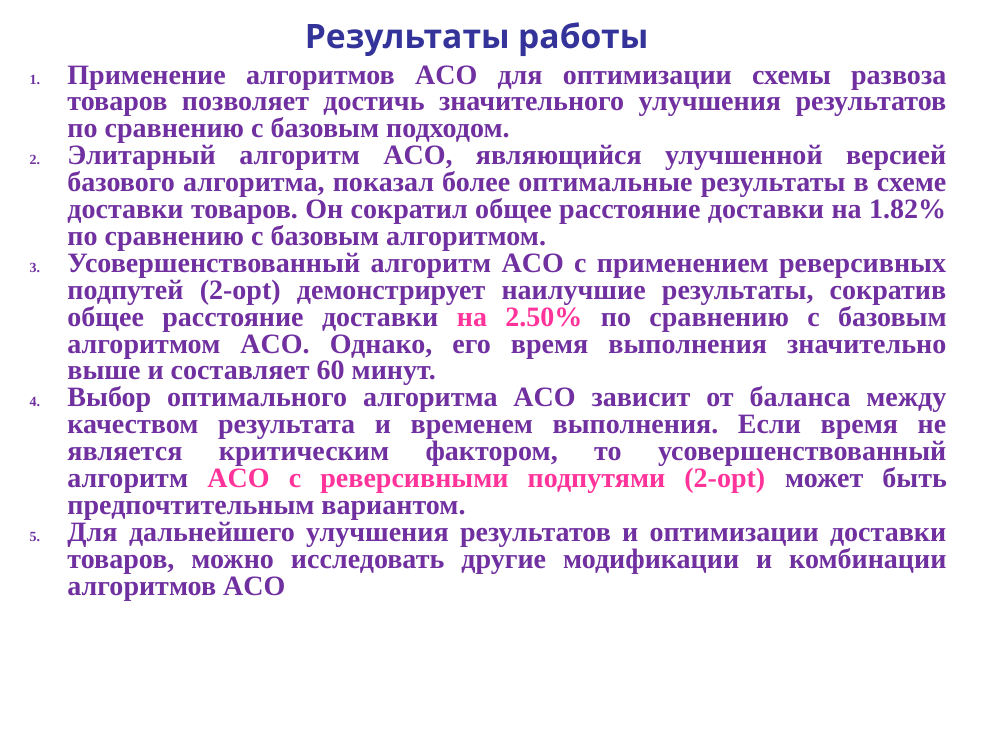
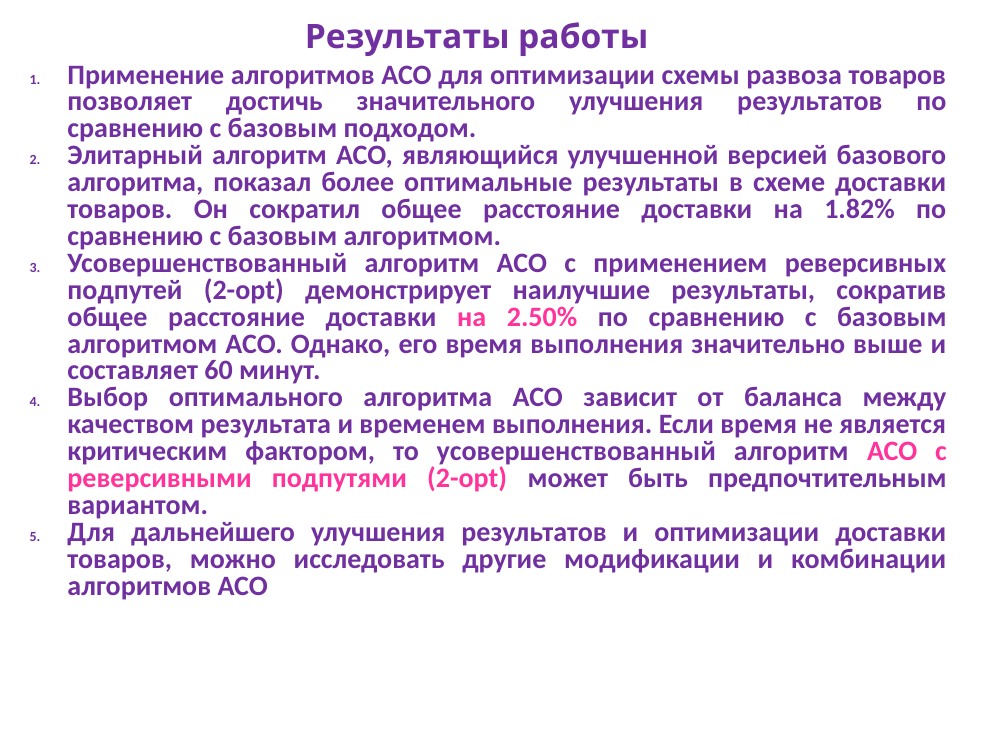
Before and after one commit to Bugdol/wild3, a slide deck: slide 12 of Презентация Долуханян.ppt. Drawn at 1008x756 pixels with LibreOffice and Linux fonts; fonts in the diff are those of the drawing; background and template pictures are left out. Boxes give left, top, right and bottom in pixels: in the first picture for what was removed or moved away, otherwise in the second. Text is boxed around its words. In the diff, an @@ line names an element or a change of style, - is before the commit and + after.

```diff
--- a/Презентация Долуханян.ppt
+++ b/Презентация Долуханян.ppt
@@ title "Результаты работы" at (305, 22, 648, 56): text colour #333399 to #7030A0 @@
@@ text "Применение алгоритмов ACO для оптимизации ..." at (67, 65, 947, 600): font Times New Roman to Calibri @@
```
Also in this commit, not shown: 2 other slides changed.
